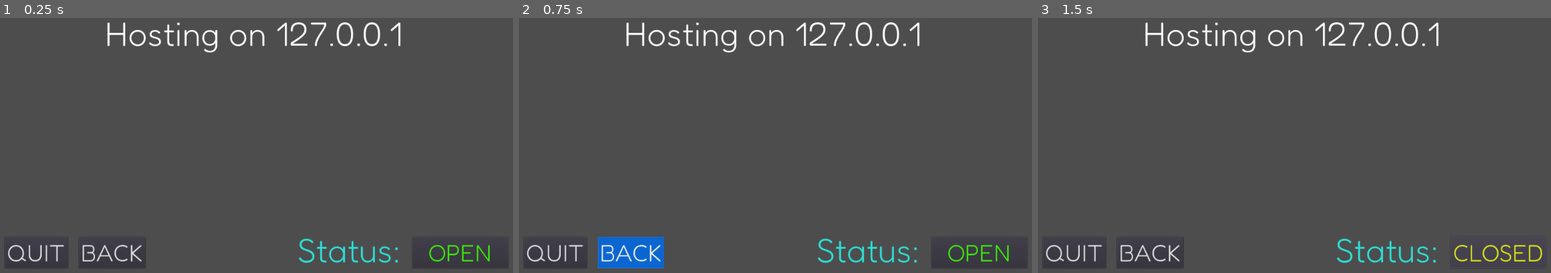
Above: before the commit, frames 1-3 (left to right).
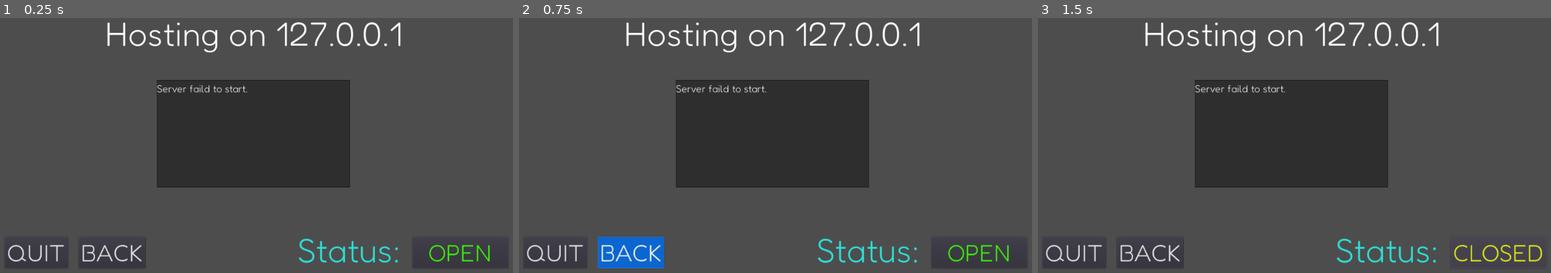
Above: after the commit, the same moments.

Repository: RitleDev/Skive
Game: Godot game, scene res://Assets/Scenes/Host.tscn
Same seed, same stepped clock (60 frames per second), same inputs: the game is played once before the commit and once after it. This scene is started directly instead of the project's main scene.
Inputs:
- Up to frame 1 (0.25 s): no input
- Up to frame 2 (0.75 s): click "BACK" at 0.5 s
- Up to frame 3 (1.5 s): click "OPEN" at 1.25 s

The runs differ from the first frame. In frame 1, 16% of the frame differs, in the area x 30-69%, y 24-67%; in frame 2, 16%; in frame 3, 16%.

Commit message:
Added a new console to the host :smiley:
The host now can see what is going on within his server.
Also improved quit buttons to let the host know when clients are
leaving faster.

Diff:
--- /dev/null
+++ b/Assets/Dynamic Fonts/Console.tres
@@ -0,0 +1,6 @@
+[gd_resource type="DynamicFont" load_steps=2 format=2]
+
+[ext_resource path="res://Consolas.ttf" type="DynamicFontData" id=1]
+
+[resource]
+font_data = ExtResource( 1 )
--- /dev/null
+++ b/Assets/Dynamic Fonts/Console2.tres
@@ -0,0 +1,7 @@
+[gd_resource type="DynamicFont" load_steps=2 format=2]
+
+[ext_resource path="res://Fredoka-VariableFont_wdth,wght.ttf" type="DynamicFontData" id=1]
+
+[resource]
+size = 18
+font_data = ExtResource( 1 )
--- a/Assets/Scenes/Host.tscn
+++ b/Assets/Scenes/Host.tscn
@@ -1,10 +1,11 @@
-[gd_scene load_steps=14 format=2]
+[gd_scene load_steps=15 format=2]
 
 [ext_resource path="res://Assets/Scripts/QuitButton.gd" type="Script" id=1]
 [ext_resource path="res://Assets/Dynamic Fonts/TextBox.tres" type="DynamicFont" id=2]
 [ext_resource path="res://Assets/Scripts/HostNet.gd" type="Script" id=3]
 [ext_resource path="res://Assets/Scripts/ChangeScene.gd" type="Script" id=4]
 [ext_resource path="res://Assets/Dynamic Fonts/basic.tres" type="DynamicFont" id=5]
+[ext_resource path="res://Assets/Dynamic Fonts/Console2.tres" type="DynamicFont" id=6]
 
 [sub_resource type="AudioStreamGenerator" id=2]
 buffer_length = 0.1
@@ -144,6 +145,20 @@
 custom_styles/pressed = SubResource( 9 )
 text = "BACK"
 
+[node name="Console" type="TextEdit" parent="NetworkSetup"]
+anchor_left = 0.5
+anchor_top = 0.5
+anchor_right = 0.5
+anchor_bottom = 0.5
+margin_left = -172.0
+margin_top = -96.0
+margin_right = 172.0
+margin_bottom = 96.0
+focus_mode = 0
+custom_colors/font_color_readonly = Color( 1, 1, 1, 1 )
+custom_fonts/font = ExtResource( 6 )
+readonly = true
+
 [node name="Camera2D" type="Camera2D" parent="."]
 position = Vector2( 480, 270 )
 current = true
@@ -159,6 +174,7 @@
 
 [connection signal="text_changed" from="NetworkSetup/LineEdit" to="NetworkSetup" method="_on_LineEdit_text_changed"]
 [connection signal="pressed" from="NetworkSetup/StatusButton" to="NetworkSetup" method="_on_StatusButton_pressed"]
+[connection signal="pressed" from="NetworkSetup/QuitButton" to="." method="_on_QuitButton_pressed"]
 [connection signal="timeout" from="NetworkSetup/ActivityTimer" to="NetworkSetup" method="_on_ActivityTimer_timeout"]
 [connection signal="pressed" from="NetworkSetup/Back" to="." method="_on_Back_pressed"]
 [connection signal="timeout" from="SendAudioTimer" to="NetworkSetup" method="_on_SendAudioTimer_timeout"]
--- a/Assets/Scenes/User.tscn
+++ b/Assets/Scenes/User.tscn
@@ -128,6 +128,7 @@
 
 [connection signal="pressed" from="NetworkSetup/ServerButton" to="NetworkSetup" method="_on_ServerButton_pressed"]
 [connection signal="pressed" from="NetworkSetup/ClientButton" to="NetworkSetup" method="_on_ClientButton_pressed"]
+[connection signal="pressed" from="NetworkSetup/QuitButton" to="." method="_on_QuitButton_pressed"]
 [connection signal="pressed" from="NetworkSetup/Back" to="." method="_on_Back_pressed"]
 [connection signal="timeout" from="NetworkSetup/ActivityTimer" to="NetworkSetup" method="_on_ActivityTimer_timeout"]
 [connection signal="timeout" from="SendAudioTimer" to="NetworkSetup" method="_on_SendAudioTimer_timeout"]
--- a/Assets/Scripts/ChangeScene.gd
+++ b/Assets/Scripts/ChangeScene.gd
@@ -33,3 +33,8 @@
 func _on_Back2_pressed():
 	scene_name = 'Main'
 	emit_signal('scene_changed', scene_name, [])
+
+
+func _on_QuitButton_pressed():
+	# Letting everyone know the server is shutting down.
+	$NetworkSetup.on_Back_pressed()
--- a/Assets/Scripts/HostNet.gd
+++ b/Assets/Scripts/HostNet.gd
@@ -36,6 +36,7 @@
 var sound_locker: Mutex  # This is used to track msg ID and avoid confilct.
 var create_locker: Mutex  # This is used when creating users and AudioStreams
 var player_locker: Mutex  # This is used to prevent Audio collisions.
+var text_locker: Mutex
 var user_id_counter: int  # This is used to give each user its own ID.
 
 var sound_thread
@@ -58,6 +59,7 @@
 	sound_locker = Mutex.new()
 	create_locker = Mutex.new()
 	player_locker = Mutex.new()
+	text_locker = Mutex.new()
 	user_id_counter = 1  # Server is taking ID -> 0
 	var output = []
 	# Getting subnet mask + ip
@@ -69,6 +71,7 @@
 		subnet_mask = s.split('Subnet Mask')[1].split(': ')[1].split('\n')[0]
 		host_ip = s.split('  IPv4 Address')[1].split(': ')[1].split('\n')[0]
 		print('Host ip: ' + host_ip)
+		add_line('Hosting on: ' + host_ip)
 
 	# Setting up prefix (only if connectd + firewall is off):
 	prefix = get_prefix(host_ip, subnet_mask)
@@ -82,8 +85,10 @@
 	var status = socketUDP.listen(SERVER_PORT, '*') # host_ip
 	if status == 0:
 		print('Server listen OK')
+		add_line('Server Started!')
 	else:
 		print('Server listen failed, error code: ', status)
+		add_line('Server faild to start.')
 		return
 	server_runnning = true
 
@@ -114,6 +119,7 @@
 			users[ip] = User.new('User', ip, port, socketUDP, user_id_counter,
 			aes_key)
 			print('new user> ', ip, ', ', String(port))
+			add_line('User: ' + ip + ' Connected.')
 			user_id_counter += 1
 		create_locker.unlock()
 		return ret
@@ -173,6 +179,7 @@
 						users[user].send_packet(final_send)
 		return ''.to_ascii()
 	elif code == 'EXIT' and users.has(ip):  # user disconnection
+		add_line('User: ' + ip + ' disconnected.')
 		create_locker.lock()
 		users.erase(ip)
 		create_locker.unlock()
@@ -296,7 +303,6 @@
 		for frame in recording:
 			playback.push_frame(frame)
 		player_locker.unlock()
-	#print('good')
 
 
 func parse_vector2(data: String):
@@ -340,7 +346,6 @@
 	if server_runnning:
 		while socketUDP.get_available_packet_count() > 0:
 			var array_bytes = socketUDP.get_packet()
-			#print(array_bytes)
 			var ip = socketUDP.get_packet_ip()
 			var port = socketUDP.get_packet_port()
 			#print('From: <', ip, ', ', String(port), '>')
@@ -373,15 +378,17 @@
 		node.add_color_override("font_color_focus", Color("#3cef0a"))
 
 
+# Kick users that are timed out.
 func _on_ActivityTimer_timeout():
 	for user in users:
 		if users[user].active:
-			users[user].active = false
+			users[user].active = false  # reset check for later.
 		else:
 			create_locker.lock()
 			users.erase(user)
 			create_locker.unlock()
 			print('User: ', user, ' timed out.')
+			add_line('User: ' + user + ' timed out.')
 
 
 # Letting all clients know that the server is shutting down.
@@ -391,3 +398,14 @@
 	for user in users:
 		for _i in range(3):
 			users[user].send_packet('SHUT#DOWN'.to_ascii())
+
+
+func add_line(text: String):
+	text_locker.lock()
+	$Console.text +=  text + '\n'
+	var current_line = $Console.get_line_count()
+	if current_line > 7:  # Erasing the top line.
+		var txt = $Console.text.split('\n')
+		$Console.text = $Console.text.substr(txt[0].length() + 1, -1)
+	#$Console.scroll_vertical = current_line
+	text_locker.unlock()
Binary file added: Consolas.ttf
